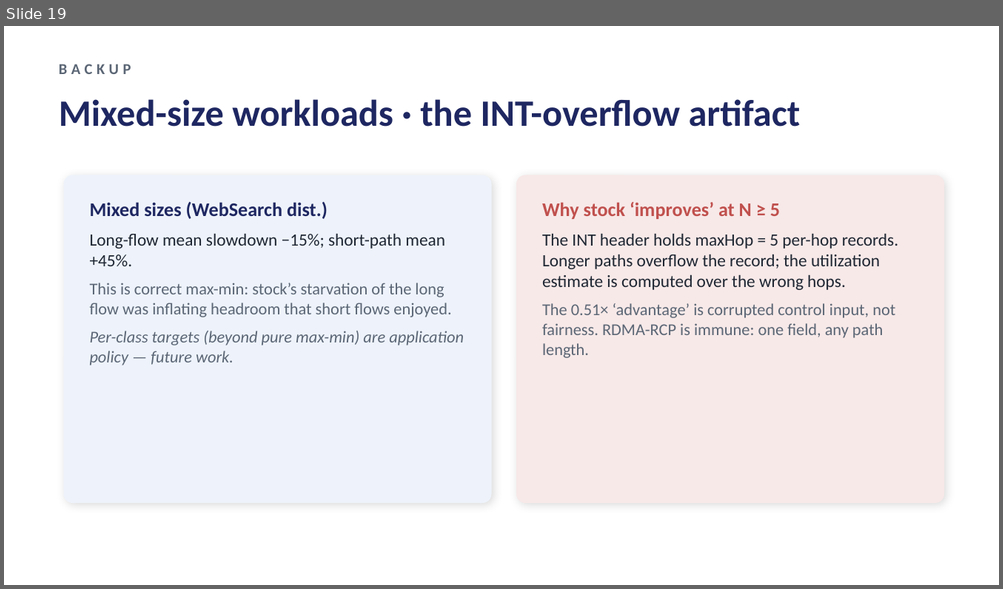
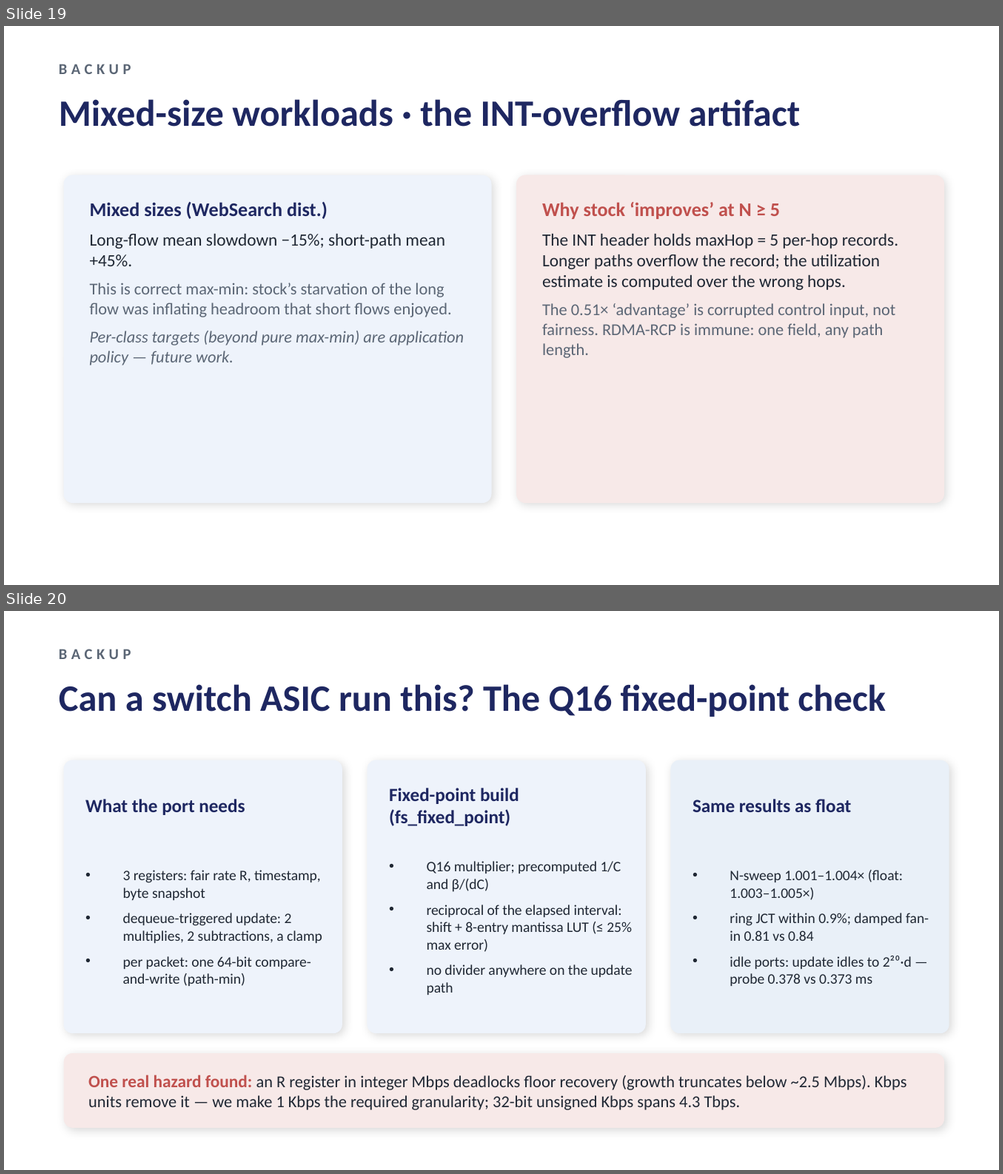
Before and after one commit to UNOCourseDemo/hpcc-fs, a slide deck: examples/hpcc/hpcc-fs/talk/ipccc2026-talk.pptx. Shown one above the other, each under a label of ours: slide 19 before the commit, slides 19 and 20 after it. The pictures are 1003x589 and 1003x1174 pixels, drawn with LibreOffice and Linux fonts; fonts in the diff are those of the drawing. Boxes give left, top, right and bottom in pixels: in the first picture for what was removed or moved away, otherwise in the second. Text is boxed around its words. In the diff, an @@ line names an element or a change of style, - is before the commit and + after.

```diff
--- a/examples/hpcc/hpcc-fs/talk/ipccc2026-talk.pptx
+++ b/examples/hpcc/hpcc-fs/talk/ipccc2026-talk.pptx
@@ slide 20 added at <box>4,611,999,1170</box>, background #FFFFFF @@
@@ text added at <box>59,649,131,659</box>, 11 pt, text #5B6675, bold @@
+BACKUP
@@ text added at <box>59,684,885,717</box>, 27 pt, text #1E2761, bold @@
+Can a switch ASIC run this? The Q16 fixed-point check
@@ rounded rectangle added at <box>64,760,342,1034</box>, fill #EEF3FB @@
@@ rounded rectangle added at <box>367,760,646,1034</box>, fill #EEF3FB @@
@@ rounded rectangle added at <box>670,760,949,1034</box>, fill #E9F0F8 @@
@@ text added at <box>389,788,519,826</box>, 13.5 pt, text #1E2761, bold @@
+Fixed-point build (fs_fixed_point)
@@ text added at <box>85,799,244,815</box>, 13.5 pt, text #1E2761, bold @@
+What the port needs
@@ text added at <box>692,799,851,812</box>, 13.5 pt, text #1E2761, bold @@
+Same results as float
@@ text added at <box>123,870,322,986</box>, 10.5 pt, text #1F2733 @@
+• 3 registers: fair rate R, timestamp, byte snapshot
+• dequeue-triggered update: 2 multiplies, 2 subtractions, a clamp
+• per packet: one 64-bit compare-and-write (path-min)
@@ text added at <box>427,861,632,995</box>, 10.5 pt, text #1F2733 @@
+• Q16 multiplier; precomputed 1/C and β/(dC)
+• reciprocal of the elapsed interval: shift + 8-entry mantissa LUT (≤ 25% max error)
+• no divider anywhere on the update path
@@ text added at <box>729,870,928,986</box>, 10.5 pt, text #1F2733 @@
+• N-sweep 1.001–1.004× (float: 1.003–1.005×)
+• ring JCT within 0.9%; damped fan-in 0.81 vs 0.84
+• idle ports: update idles to 2²⁰·d — probe 0.378 vs 0.373 ms
@@ rounded rectangle added at <box>64,1054,944,1128</box>, fill #F7E9E8 @@
@@ text added at <box>88,1075,907,1111</box>, 12 pt, text #1F2733 @@
+One real hazard found: an R register in integer Mbps deadlocks floor recovery (growth truncates below ~2.5 Mbps). Kbps units remove it — we make 1 Kbps the required granularity; 32-bit unsigned Kbps spans 4.3 Tbps.
```
Also in this commit, not shown: 3 slides changed, 3 other files.
